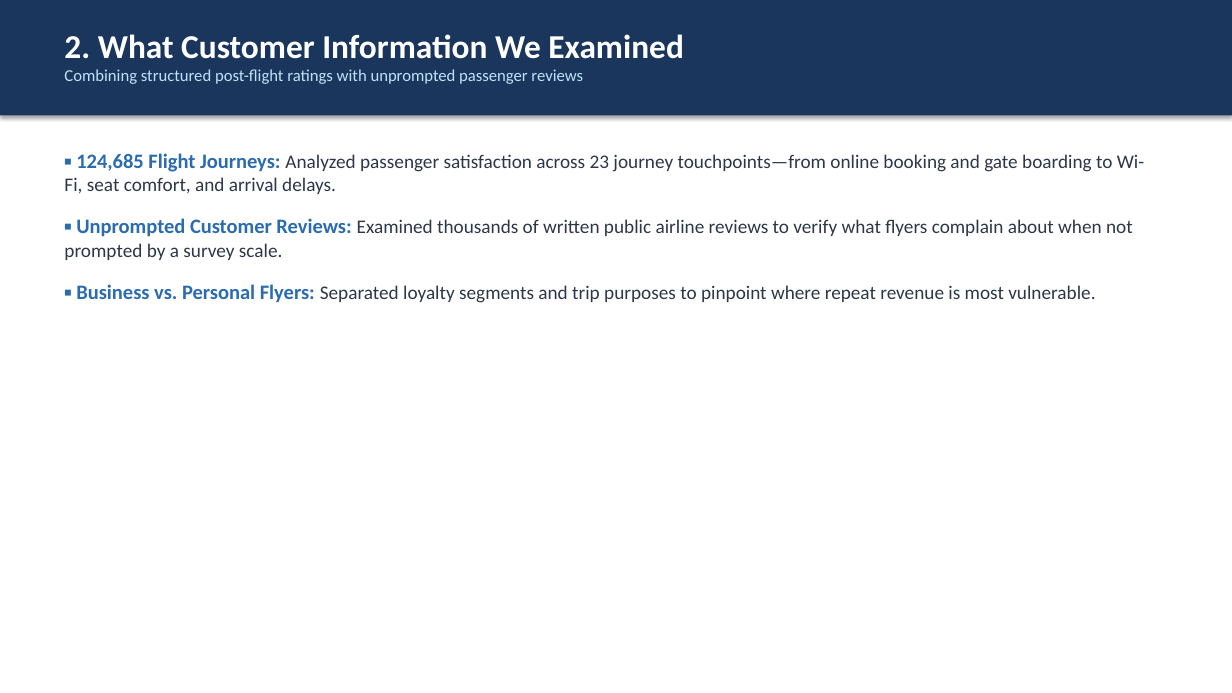
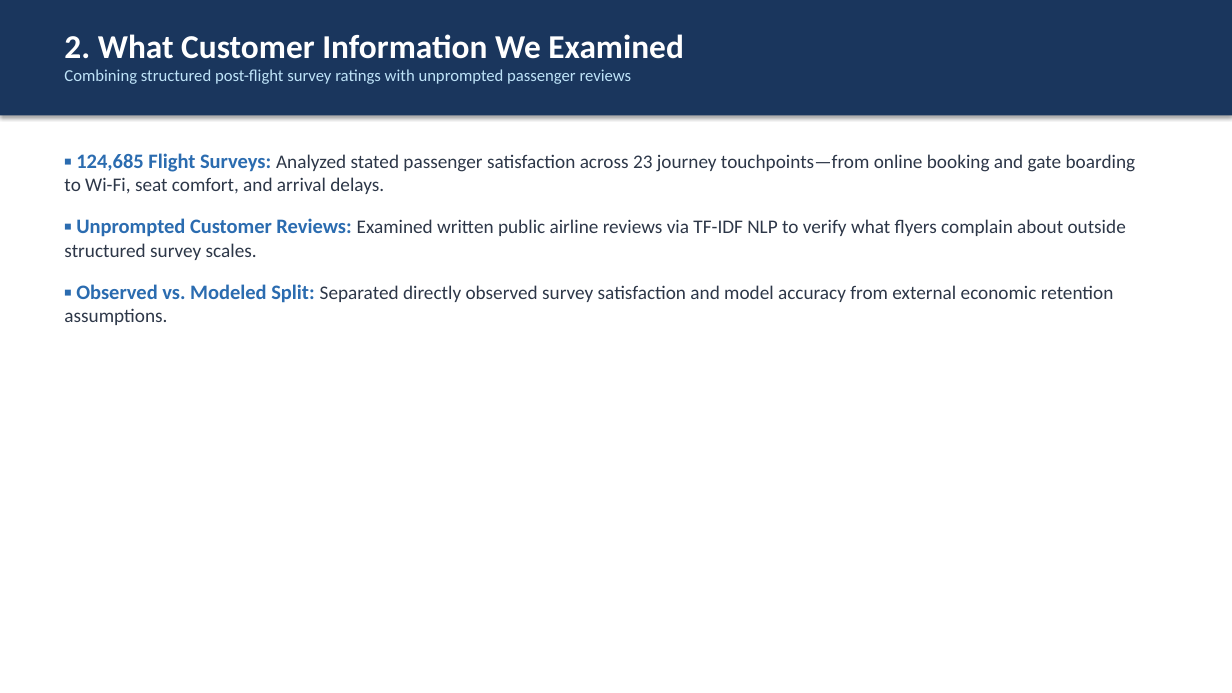
Before and after one commit to Ignacio-Flores-III/airline-passenger-satisfaction-prediction, a slide deck: slide 3 of reports/Stakeholder_Presentation.pptx. Drawn at 1232x693 pixels with LibreOffice and Linux fonts; fonts in the diff are those of the drawing. Boxes give left, top, right and bottom in pixels: in the first picture for what was removed or moved away, otherwise in the second. Text is boxed around its words. In the diff, an @@ line names an element or a change of style, - is before the commit and + after.

```diff
--- a/reports/Stakeholder_Presentation.pptx
+++ b/reports/Stakeholder_Presentation.pptx
@@ text at box(64, 69, 632, 84): text changed @@
-Combining structured post-flight ratings with unprompted passenger reviews
+Combining structured post-flight survey ratings with unprompted passenger reviews
@@ text at box(64, 153, 1136, 325): text changed @@
-▪ 124,685 Flight Journeys: Analyzed passenger satisfaction across 23 journey touchpoints—from online booking and gate boarding to Wi-Fi, seat comfort, and arrival delays.
-▪ Unprompted Customer Reviews: Examined thousands of written public airline reviews to verify what flyers complain about when not prompted by a survey scale.
-▪ Business vs. Personal Flyers: Separated loyalty segments and trip purposes to pinpoint where repeat revenue is most vulnerable.
+▪ 124,685 Flight Surveys: Analyzed stated passenger satisfaction across 23 journey touchpoints—from online booking and gate boarding to Wi-Fi, seat comfort, and arrival delays.
+▪ Unprompted Customer Reviews: Examined written public airline reviews via TF-IDF NLP to verify what flyers complain about outside structured survey scales.
+▪ Observed vs. Modeled Split: Separated directly observed survey satisfaction and model accuracy from external economic retention assumptions.
```
Also in this commit, not shown: 6 other slides changed, 8 other files.
